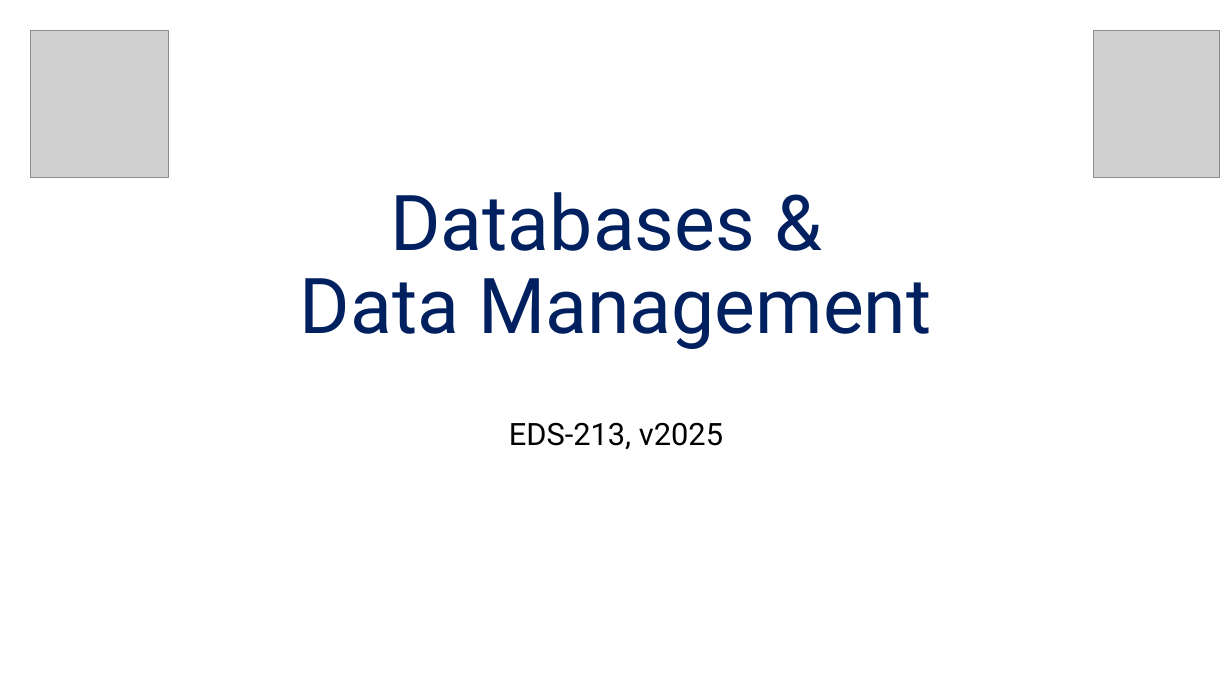
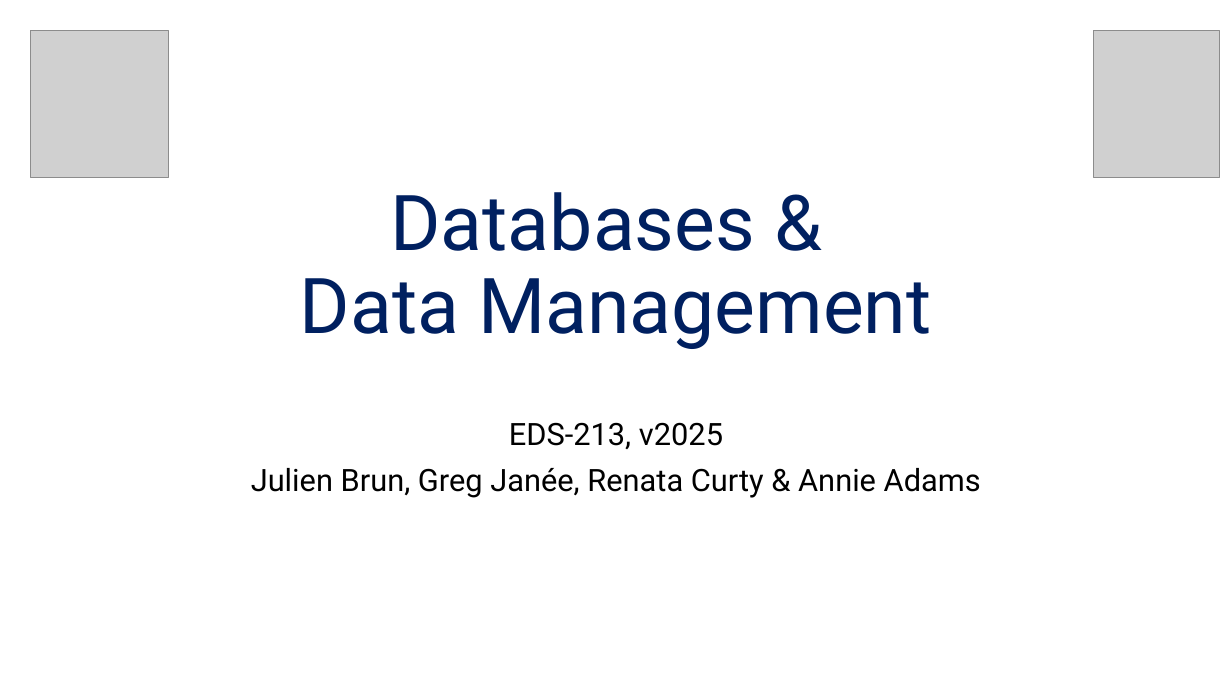
Before and after one commit to UCSB-Library-Research-Data-Services/bren-eds213, a slide deck: slide 1 of modules/week01/eds-213_intro.pptx. Drawn at 1232x693 pixels with LibreOffice and Linux fonts; fonts in the diff are those of the drawing; grey boxes stand for pictures. Boxes give left, top, right and bottom in pixels: in the first picture for what was removed or moved away, otherwise in the second. Text is boxed around its words. In the diff, an @@ line names an element or a change of style, - is before the commit and + after.

Commit message:
add names

```diff
--- a/modules/week01/eds-213_intro.pptx
+++ b/modules/week01/eds-213_intro.pptx
@@ subtitle at (x1=251, y1=468, x2=981, y2=498): paragraph added @@
+Julien Brun, Greg Janée, Renata Curty & Annie Adams
```
